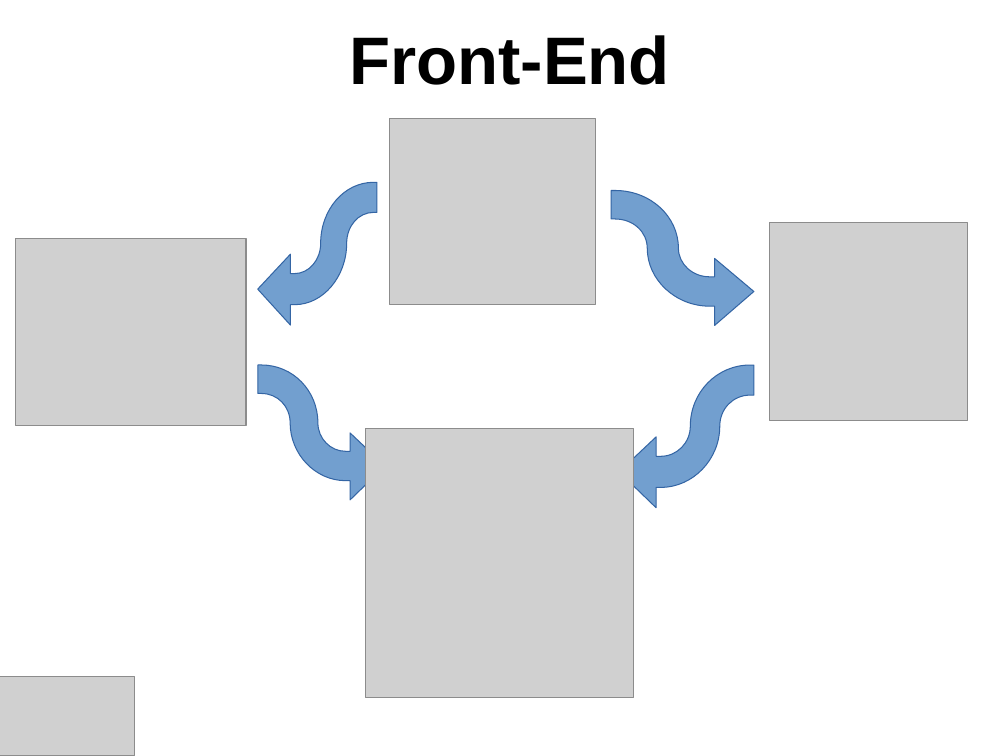
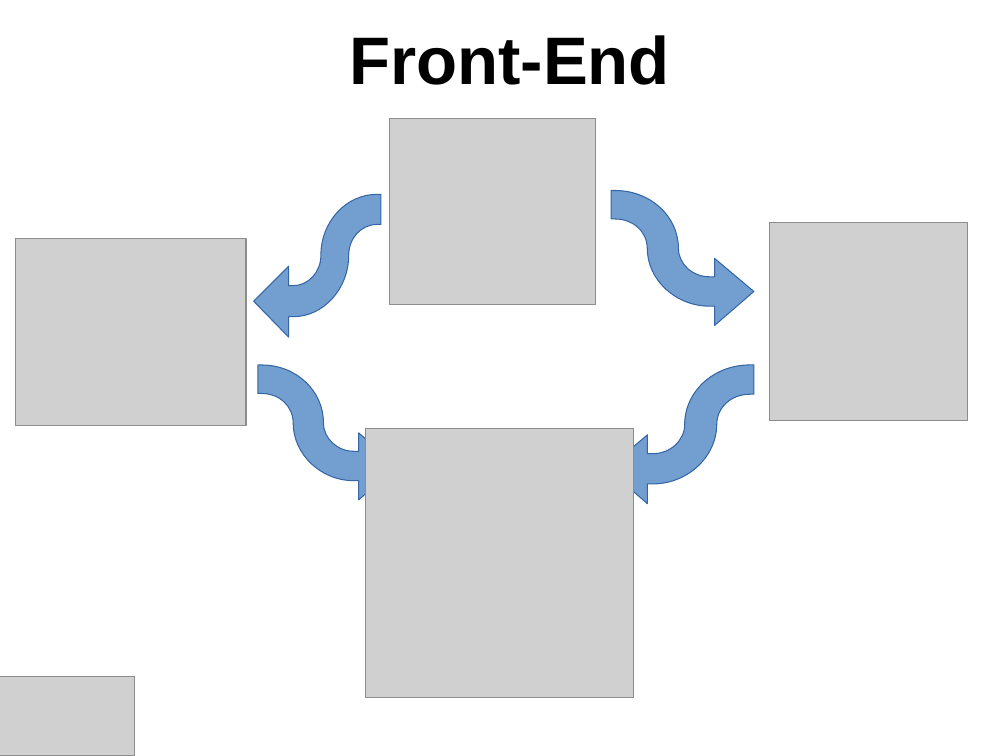
Before and after one commit to TonyDMorris/plunder-presentation, a slide deck: slide 3 of plunder.ppt. Drawn at 1008x756 pixels with LibreOffice and Linux fonts; fonts in the diff are those of the drawing; grey boxes stand for pictures; background and template pictures are left out. Boxes give left, top, right and bottom in pixels: in the first picture for what was removed or moved away, otherwise in the second. Text is boxed around its words. In the diff, an @@ line names an element or a change of style, - is before the commit and + after.

```diff
--- a/plunder.ppt
+++ b/plunder.ppt
@@ freeform shape resized from (x1=258, y1=182, x2=377, y2=326) to (x1=254, y1=195, x2=381, y2=338) @@
@@ freeform shape resized from (x1=258, y1=365, x2=385, y2=500) to (x1=258, y1=365, x2=397, y2=500) @@
@@ freeform shape resized from (x1=619, y1=365, x2=754, y2=508) to (x1=607, y1=365, x2=754, y2=504) @@
```
Also in this commit, not shown: 1 other slide changed, 1 slide added, 1 slide removed, 1 other file.
